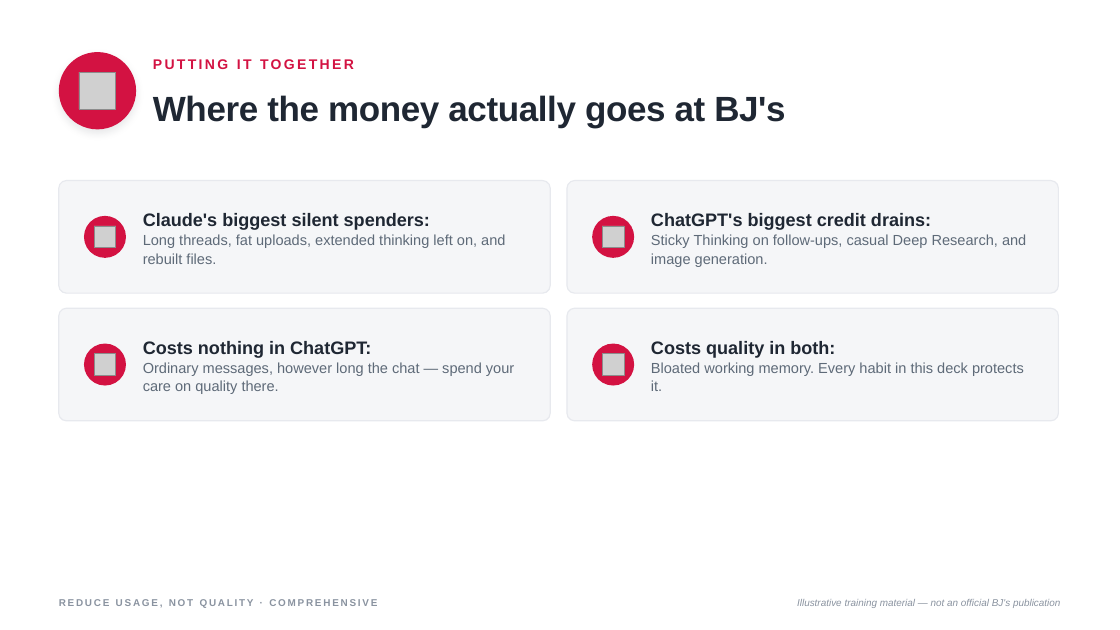
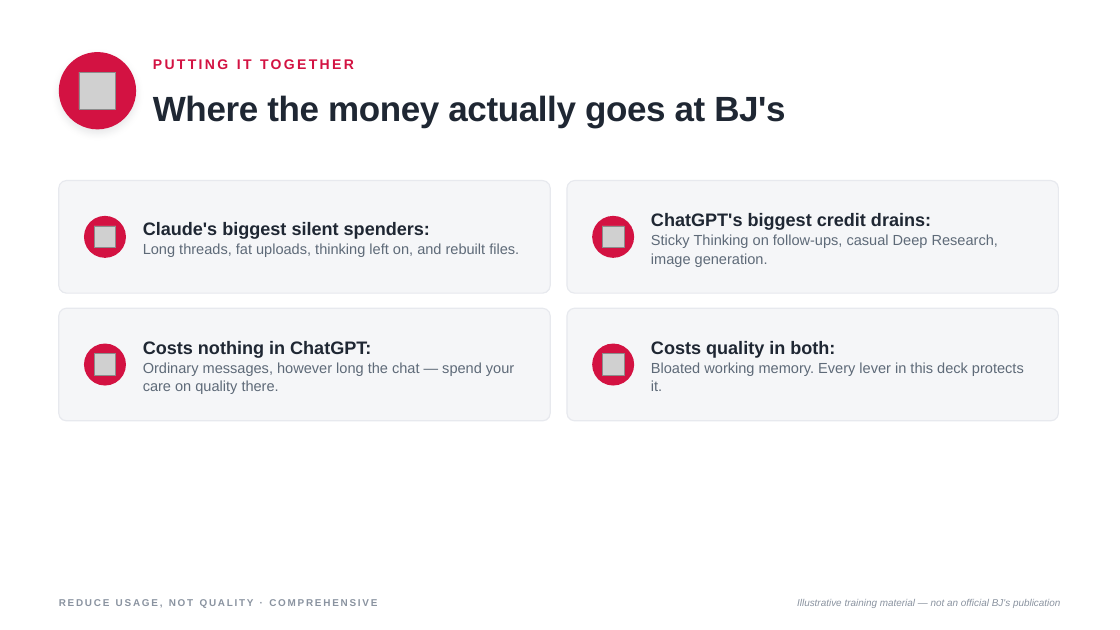
Before and after one commit to machinegenai/pe, a slide deck: slide 23 of Reduce Usage Not Quality Comprehensive.pptx (slide 22 before the commit). Drawn at 1120x630 pixels with LibreOffice and Linux fonts; fonts in the diff are those of the drawing; grey boxes stand for pictures. Boxes give left, top, right and bottom in pixels: in the first picture for what was removed or moved away, otherwise in the second. Text is boxed around its words. In the diff, an @@ line names an element or a change of style, - is before the commit and + after.

```diff
--- a/Reduce Usage Not Quality Comprehensive.pptx
+++ b/Reduce Usage Not Quality Comprehensive.pptx
@@ text at (651,234,998,267): text changed @@
-Sticky Thinking on follow-ups, casual Deep Research, and image generation.
+Sticky Thinking on follow-ups, casual Deep Research, image generation.
@@ text at (143,243,519,257): text changed @@
-Long threads, fat uploads, extended thinking left on, and rebuilt files.
+Long threads, fat uploads, thinking left on, and rebuilt files.
@@ text at (651,362,1024,391): text changed @@
-Bloated working memory. Every habit in this deck protects it.
+Bloated working memory. Every lever in this deck protects it.
```
Also in this commit, not shown: 26 other slides changed, 1 slide added.
